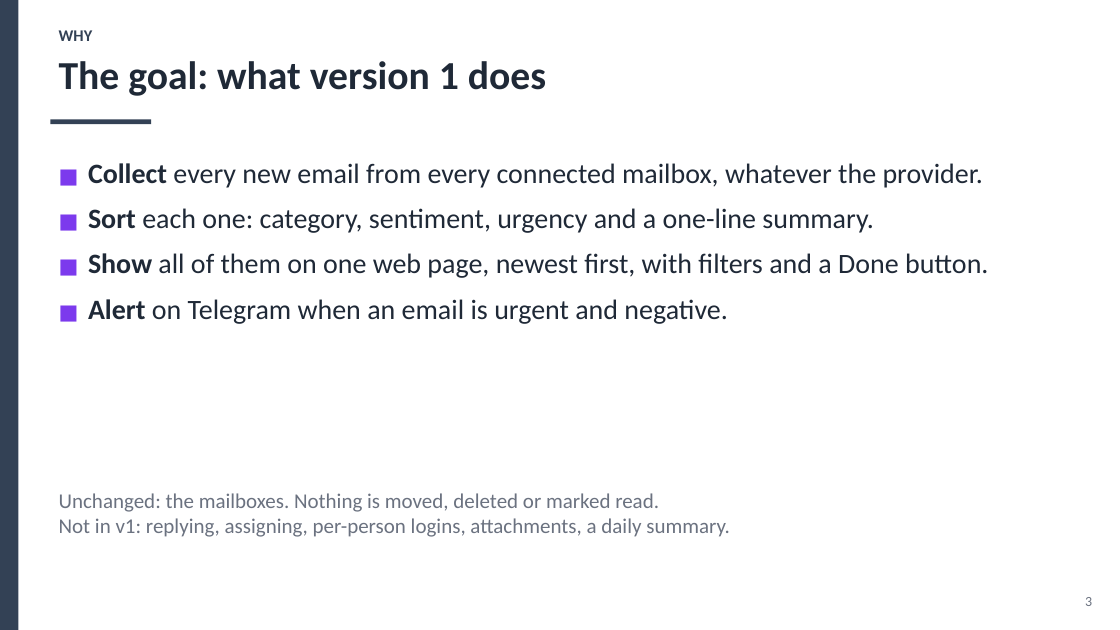
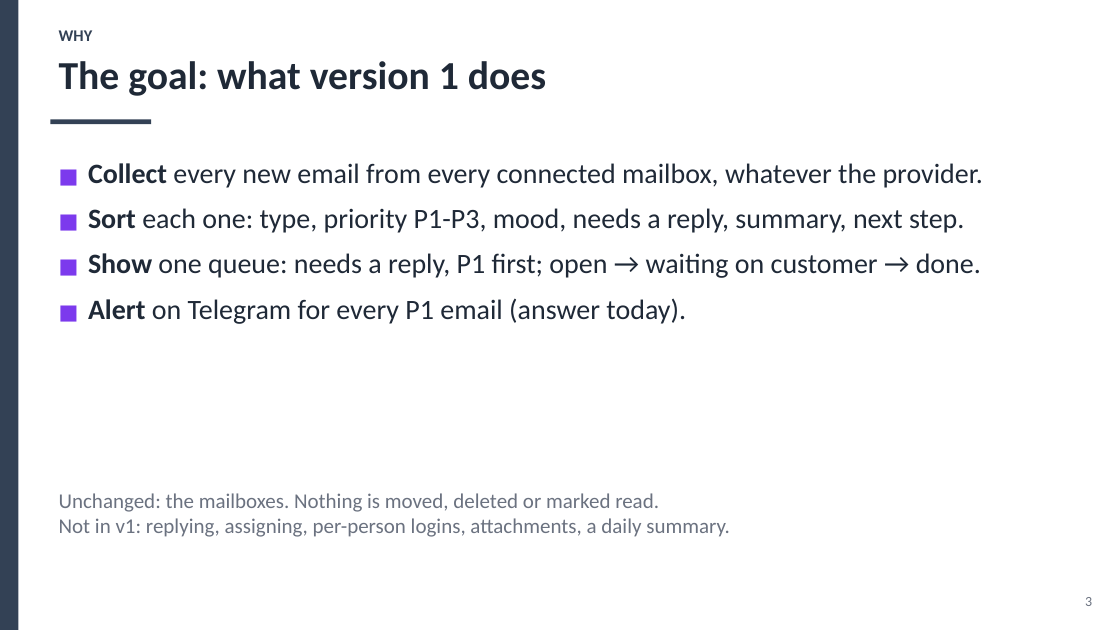
Before and after one commit to Olwethu-Dlamini/mailflow, a slide deck: slide 3 of deck/MailFlow.pptx. Drawn at 1120x630 pixels with LibreOffice and Linux fonts; fonts in the diff are those of the drawing. Boxes give left, top, right and bottom in pixels: in the first picture for what was removed or moved away, otherwise in the second. Text is boxed around its words. In the diff, an @@ line names an element or a change of style, - is before the commit and + after.

Commit message:
Customer-service sorting: type, priority, mood, needs reply, next step; open/waiting/done pages

```diff
--- a/deck/MailFlow.pptx
+++ b/deck/MailFlow.pptx
@@ text at bbox=[88, 208, 981, 324]: text changed @@
-■ Sort each one: category, sentiment, urgency and a one-line summary.
-■ Show all of them on one web page, newest first, with filters and a Done button.
-■ Alert on Telegram when an email is urgent and negative.
+■ Sort each one: type, priority P1-P3, mood, needs a reply, summary, next step.
+■ Show one queue: needs a reply, P1 first; open → waiting on customer → done.
+■ Alert on Telegram for every P1 email (answer today).
```
Also in this commit, not shown: 5 other slides changed, 20 other files.
